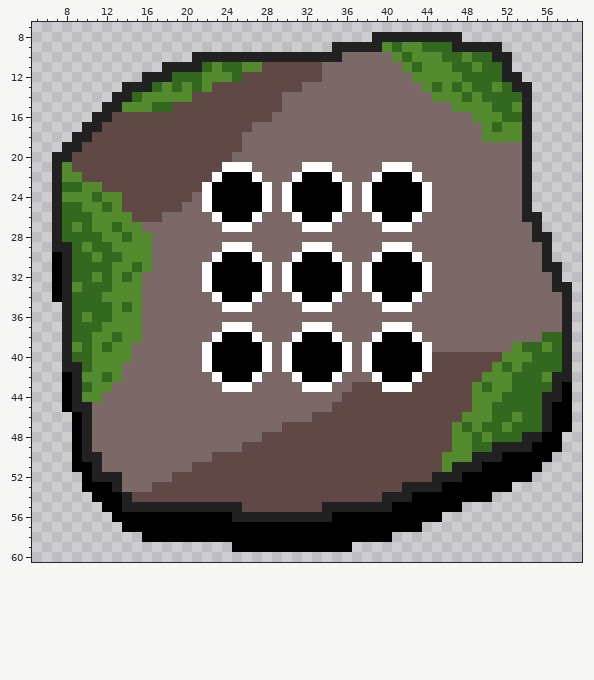
File history of a pixel-art sprite, assets/spikes.png. That is the earlier state.
The file is 64x64 pixels. Shown: x 5..59, y 7..60.
Once edited:
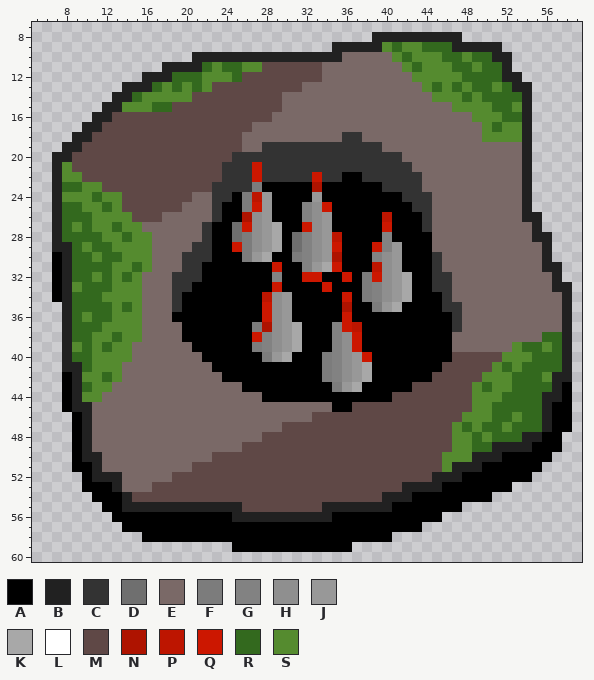
Palette (. is transparent): A #000000  B #212121  C #333333  D #6f6f6f  E #7a6967  F #7c7c7c  G #828282  H #8f8f8f  J #989898  K #a8a8a8  L #ffffff  M #5f4846  N #ae1300  P #bd1500  Q #cc1700  R #33691e  S #558b2f
Changes in this commit:
y 18: x 36..37 EE -> CC
y 19: x 28..39 EEEEEEEEEEEE -> CCCCCCCCCCCC
y 20: x 25..41 EEEEEEEEEEEEEEEEE -> CCCCCCCCCCCCCCCCC
y 21: x 24..42 LLLEEEEELLLEEEEELLL -> CCCQCCCCCCCCCCCCCCC
y 22: x 23..43 LAAALEEELAAALEEELAAAL -> MCCCQCCCCCQCCAACCCCCC
y 23: x 22..30 LAAAAALEL -> MCCCCFAAA; x 33 A -> N; x 36..38 LEL -> AAA; x 40..44 AAAAL -> CCCCE
y 24: x 22..24 LAA -> ECC; x 26..30 AALEL -> FPJAA; x 33 A -> J; x 36..38 LEL -> AAA; x 42..44 AAL -> CCC
y 25: x 22..23 LA -> EC; x 26..30 AALEL -> FQJAA; x 32..34 AAA -> GHQ; x 36..38 LEL -> AAA; x 43..44 AL -> CC
y 26: x 23 L -> C; x 26..40 ALEEELAAALEEELA -> NHJAAAGHJAAAAAP; x 43..44 LE -> AC
y 27: x 22..44 EELLLEEEEELLLEEEEELLLEE -> CAADQHJKAAQHJAAAAAQAAAC
y 28: x 22..44 EEEEEEEEEEEEEEEEEEEEEEE -> CAADFHJKADGHJPAAAAGAAAA
y 29: x 21..44 EEELLLEEEEELLLEEEEELLLEE -> CCAAQFHJKADGHJQAAAQGJAAA
y 30: x 20..23 EEEL -> CCCA; x 26..41 ALEEELAAALEEELAA -> FJKAAFGHJNAAAGHJ; x 43..45 LEE -> AAC
y 31: x 20..22 EEL -> CCA; x 28..30 LEL -> AQA; x 32..41 AAAALELAAA -> GJKQAAAPHJ; x 44..45 LE -> AC
y 32: x 19..22 EEEL -> CCCA; x 28..30 LEL -> AGA; x 32..33 AA -> QQ; x 36..42 LELAAAA -> QAFQHJK; x 44..46 LEE -> ACC
y 33: x 19..22 EEEL -> CCAA; x 28..30 LEL -> AQA; x 34 A -> Q; x 36..42 LELAAAA -> AAFGHJK; x 44..46 LEE -> ACC
y 34: x 19..23 EEEEL -> CAAAA; x 27..31 LEEEL -> APHJA; x 35..46 LEEELAAALEEE -> AQAFGHJKAAAC
y 35: x 19..47 EEEEELLLEEEEELLLEEEEELLLEEEEE -> CAAAAAAAAQHJAAAAANAAFJKAAAACC
y 36: x 19..47 EEEEEEEEEEEEEEEEEEEEEEEEEEEEE -> AAAAAAAAAQHJAAAAAQAAAAAAAAAAC
y 37: x 20..47 EEEELLLEEEEELLLEEEEELLLEEEEE -> AAAAAAAFNHJKAAAGQPAAAAAAAAAC
y 38: x 20..23 EEEL -> AAAA; x 27..31 LEEEL -> QGHJK; x 35..39 LEEEL -> GHQAA; x 43..46 LEEE -> AAAA
y 39: x 21..22 EL -> AA; x 27..31 ALELA -> FGHJK; x 35..38 ALEL -> GHQA; x 44..46 LEE -> AAA
y 40: x 22 L -> A; x 28..30 LEL -> FJK; x 34..38 AALEL -> FGHJQ; x 44..46 LMM -> AAA
y 41: x 22 L -> E; x 28..30 LEL -> AAA; x 34..38 AALEL -> FGHJK; x 44..45 LM -> AA
y 42: x 23 L -> E; x 27..31 LEEEL -> AAAAA; x 34..39 ALEEEL -> FGHJKA; x 43..44 LM -> AA
y 43: x 24..42 LLLEEEEELLLEEMMMLLL -> EEAAAAAAAAAFJKAAAAA
y 44: x 28..40 EEEEEEEEMMMMM -> AAAAAAAAAAAAA
y 45: x 35..36 MM -> AA
Boxes around the changes in both pictures, in picture pixels (x1, y1, x2, y2):
changed: (172, 132, 462, 412)
